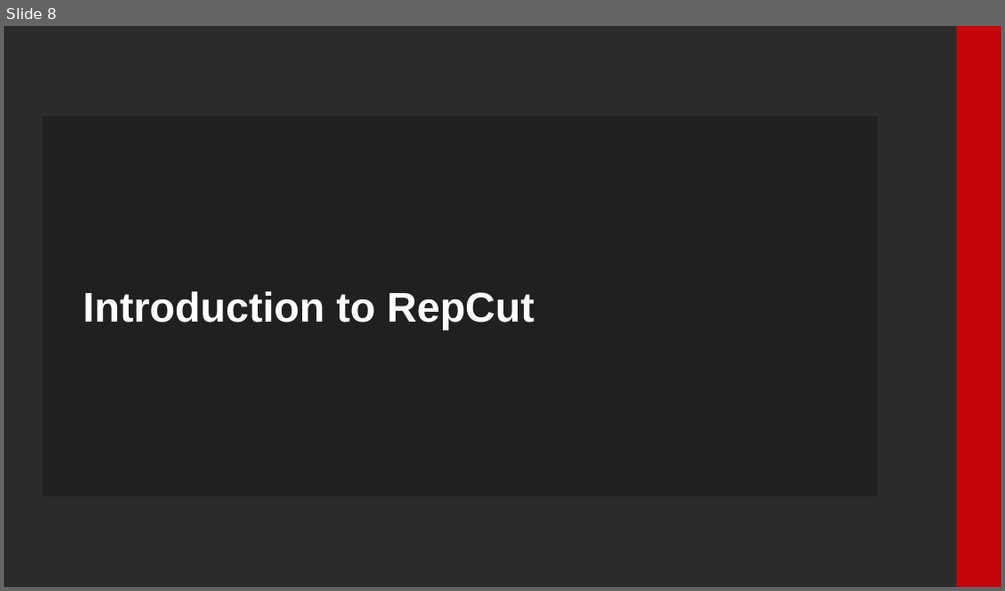
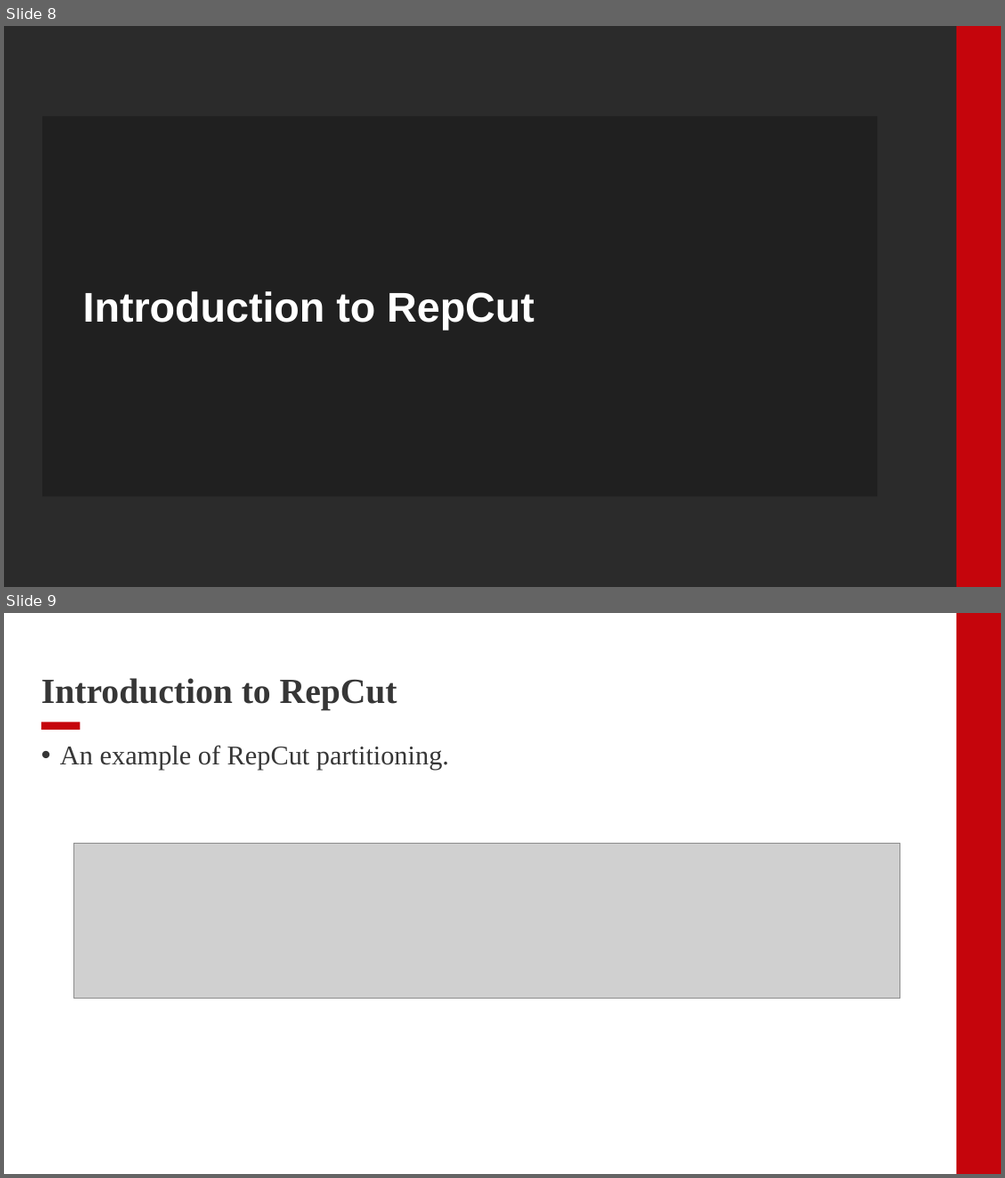
Before and after one commit to Foolock/papers, a slide deck: RepCut/RepCut.pptx. Shown one above the other, each under a label of ours: slide 8 before the commit, slides 8 and 9 after it. The pictures are 1005x591 and 1005x1178 pixels, drawn with LibreOffice and Linux fonts; fonts in the diff are those of the drawing; grey boxes stand for pictures; background and template pictures are left out; a plain dark background stands for a picture behind light text. Boxes give left, top, right and bottom in pixels: in the first picture for what was removed or moved away, otherwise in the second. Text is boxed around its words. In the diff, an @@ line names an element or a change of style, - is before the commit and + after.

```diff
--- a/RepCut/RepCut.pptx
+++ b/RepCut/RepCut.pptx
@@ slide 9 added at box(4, 613, 1001, 1174), background #FFFFFF; not listed: 1 template element that a slide beside it also shows @@
@@ title added at box(41, 678, 397, 710), 34 pt, text #363636, bold @@
+Introduction to RepCut
@@ rectangle added at box(41, 722, 81, 730), fill #C5050C @@
@@ text added at box(60, 745, 449, 771), 26 pt, text #363636 @@
+• An example of RepCut partitioning.
@@ picture added at box(73, 844, 900, 998) @@
```
Also in this commit, not shown: 1 slide changed, 3 other slides added, 6 slides removed.
